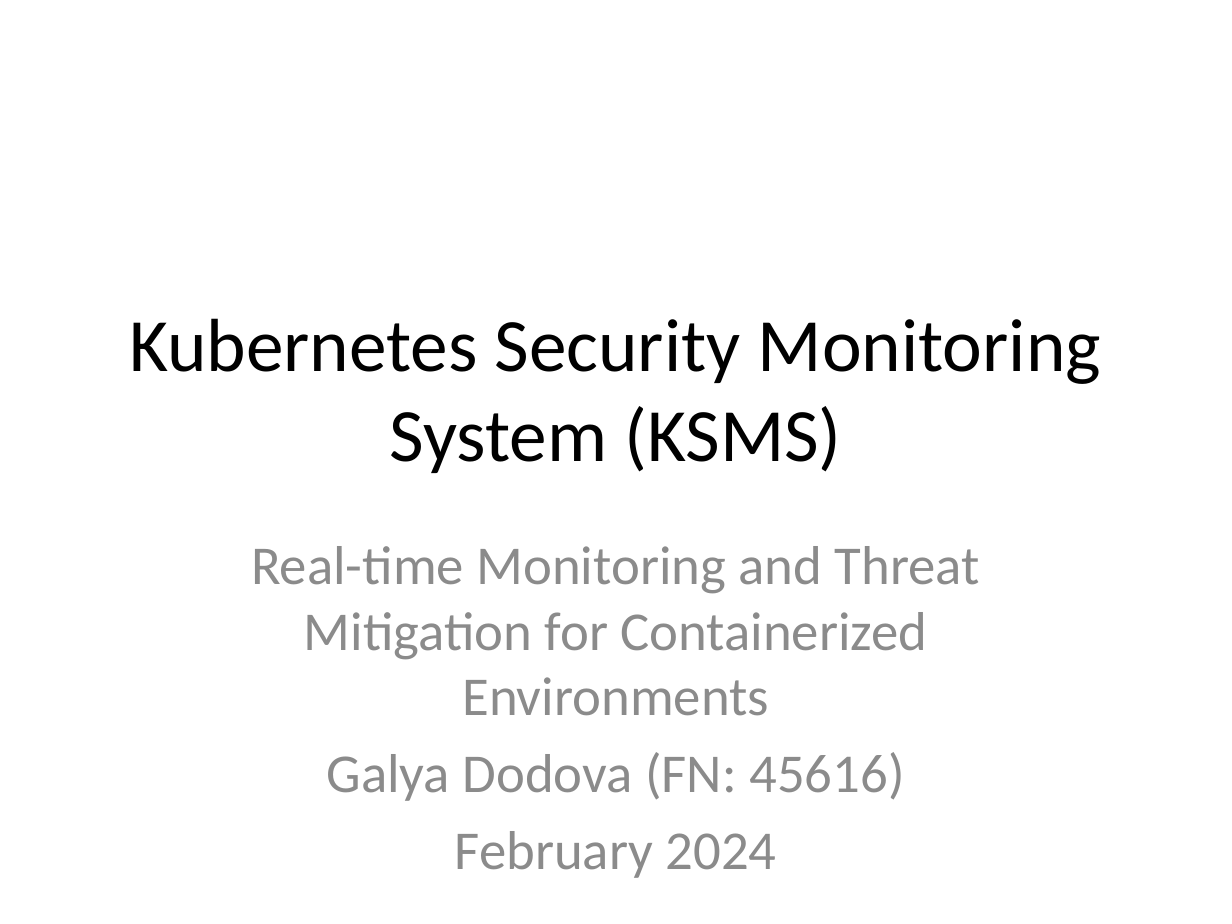
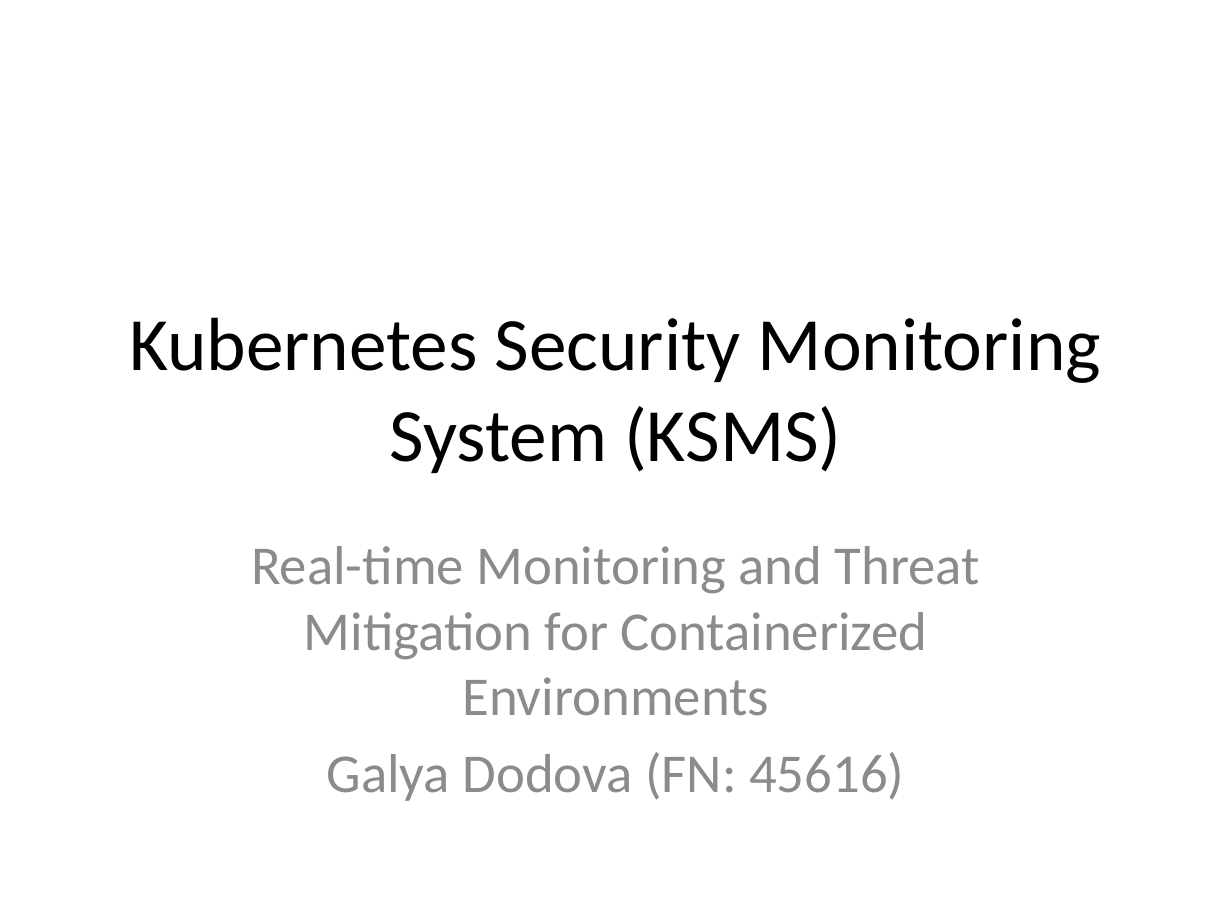
Before and after one commit to Galya777/KubernetesSecurityMonitoringSystem, a slide deck: slide 1 of KSMS_Presentation.pptx. Drawn at 1232x924 pixels with LibreOffice and Linux fonts; fonts in the diff are those of the drawing; background and template pictures are left out. Boxes give left, top, right and bottom in pixels: in the first picture for what was removed or moved away, otherwise in the second. Text is boxed around its words. In the diff, an @@ line names an element or a change of style, - is before the commit and + after.

```diff
--- a/KSMS_Presentation.pptx
+++ b/KSMS_Presentation.pptx
@@ subtitle at [455, 831, 777, 878]: paragraph removed @@
-February 2024
```
Also in this commit, not shown: 29 other files.
